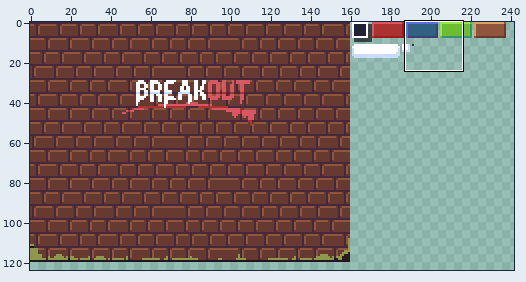
Pixel-art file, stored at assets/sprites.ase. Above: a wide view before the commit, with the close-up outlined.
Close-up. Before:
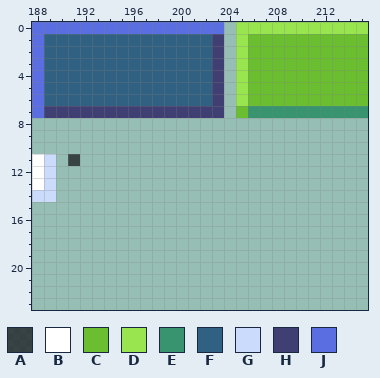
256x256 pixels, 1 frame. Shown: x 188..215, y 0..23. The wide view leaves out empty margins.
Visible layers, top first: "titlescreen/title", "titlescreen/underline", "titlescreen/grass", "titlescreen/bricks", "Layer 1".
Palette (. is transparent): A #100f15b3  B #ffffff  C #6abe30  D #99e550  E #37946e  F #306082  G #cbdbfc  H #3f3f74  J #5b6ee1
Pixels before, first column x 188:
 0 JJJJJJJJJJJJJJJJ.DDDDDDDDDDD
 1 JFFFFFFFFFFFFFFH.DCCCCCCCCCC
 2 JFFFFFFFFFFFFFFH.DCCCCCCCCCC
 3 JFFFFFFFFFFFFFFH.DCCCCCCCCCC
 4 JFFFFFFFFFFFFFFH.DCCCCCCCCCC
 5 JFFFFFFFFFFFFFFH.DCCCCCCCCCC
 6 JFFFFFFFFFFFFFFH.DCCCCCCCCCC
 7 JHHHHHHHHHHHHHHH.CEEEEEEEEEE
 8 ............................
 9 ............................
10 ............................
11 BG.A........................
12 BG..........................
13 BG..........................
14 GG..........................
After the commit:
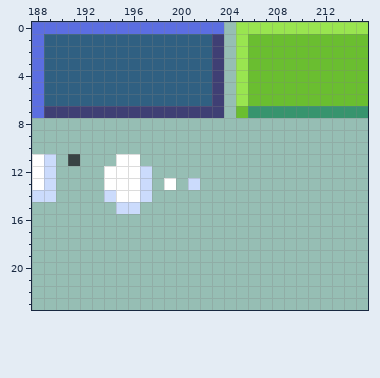
Diff:
Layer "Layer 1":
y 11: x 195..196 .. -> BB
y 12: x 194..197 .... -> BBBG
y 13: x 194..197 .... -> BBBG; x 199 . -> B; x 201 . -> G
y 14: x 194..197 .... -> GBBG
y 15: x 195..196 .. -> GG
